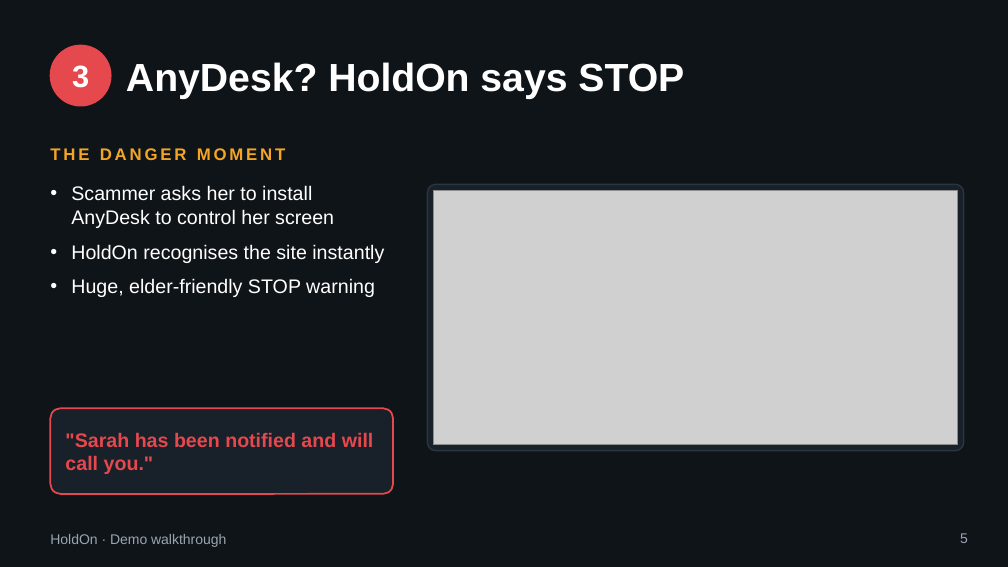
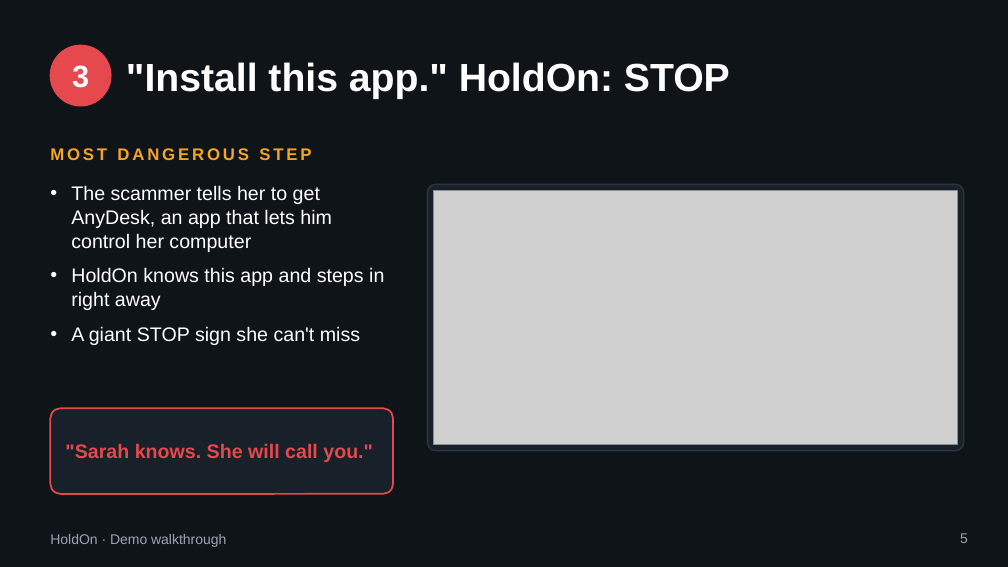
Before and after one commit to nidhishrajan/holdon, a slide deck: slide 5 of pitch/HoldOn-demo-walkthrough.pptx. Drawn at 1008x567 pixels with LibreOffice and Linux fonts; fonts in the diff are those of the drawing; grey boxes stand for pictures. Boxes give left, top, right and bottom in pixels: in the first picture for what was removed or moved away, otherwise in the second. Text is boxed around its words. In the diff, an @@ line names an element or a change of style, - is before the commit and + after.

```diff
--- a/pitch/HoldOn-demo-walkthrough.pptx
+++ b/pitch/HoldOn-demo-walkthrough.pptx
@@ title at [126,62,730,99]: text changed @@
-AnyDesk? HoldOn says STOP
+"Install this app." HoldOn: STOP
@@ text at [50,148,311,160]: text changed @@
-THE DANGER MOMENT
+MOST DANGEROUS STEP
@@ text at [71,185,384,345]: text changed @@
-• Scammer asks her to install AnyDesk to control her screen
-• HoldOn recognises the site instantly
-• Huge, elder-friendly STOP warning
+• The scammer tells her to get AnyDesk, an app that lets him control her computer
+• HoldOn knows this app and steps in right away
+• A giant STOP sign she can't miss
@@ text at [65,443,373,462]: text changed @@
-"Sarah has been notified and will call you."
+"Sarah knows. She will call you."
```
Also in this commit, not shown: 9 other slides changed, 1 other file.
